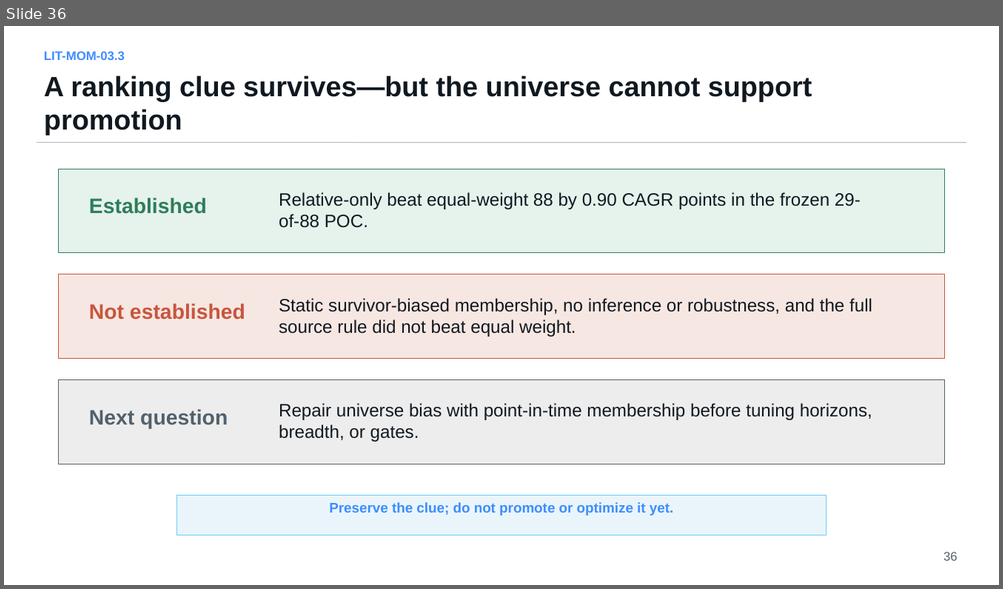
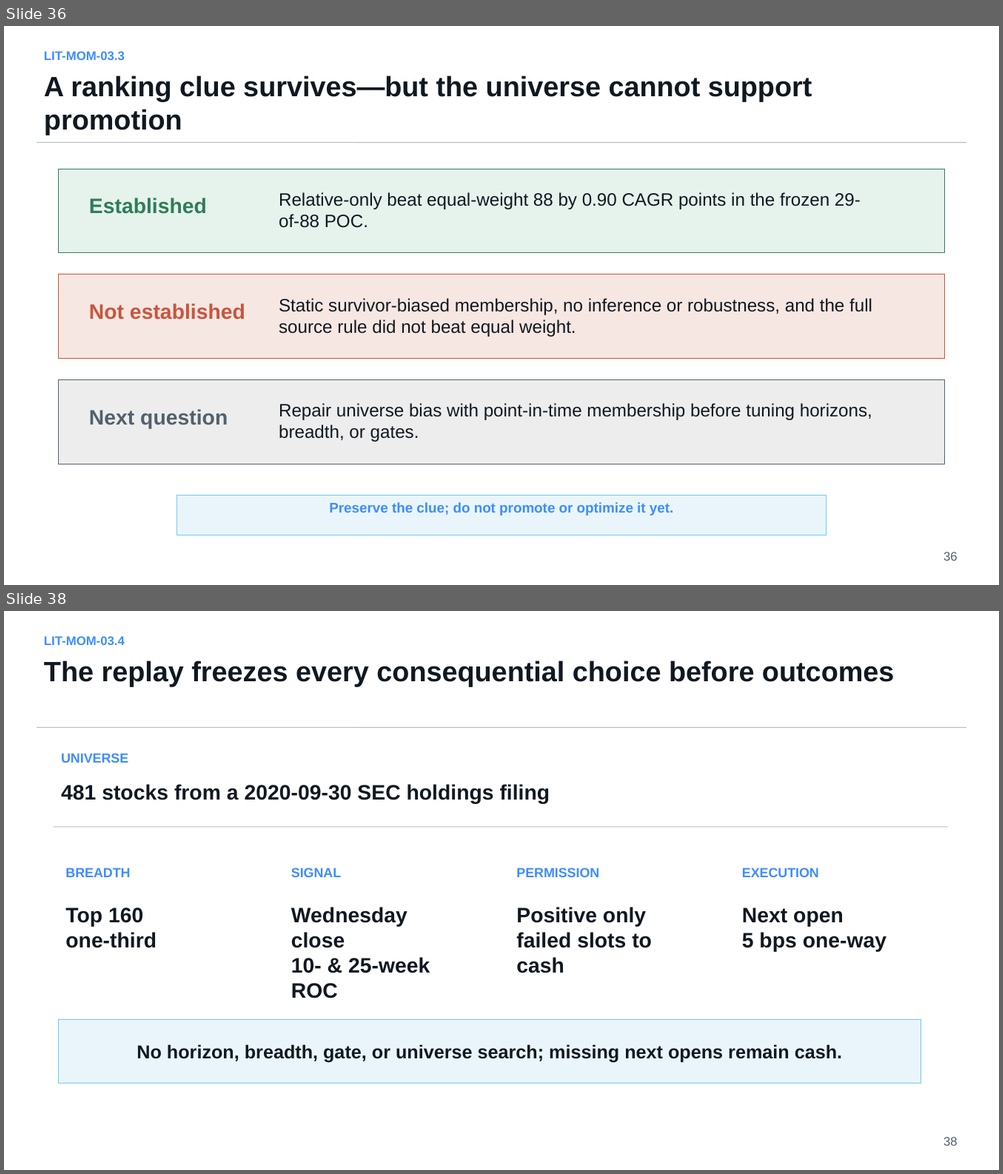
Before and after one commit to Francisc0Franc0/Time-Series-Modeling-Gen5, a slide deck: literature_studies/presentations/gen5_lit_mom_03_1_dual_momentum_study.pptx. Shown one above the other, each under a label of ours: slide 36 before the commit, slides 36 and 38 after it; the slides between them are not shown. The pictures are 1003x589 and 1003x1174 pixels, drawn with LibreOffice and Linux fonts; fonts in the diff are those of the drawing. Boxes give left, top, right and bottom in pixels: in the first picture for what was removed or moved away, otherwise in the second. Text is boxed around its words. In the diff, an @@ line names an element or a change of style, - is before the commit and + after.

Commit message:
Add defensible dual momentum universe replay

```diff
--- a/literature_studies/presentations/gen5_lit_mom_03_1_dual_momentum_study.pptx
+++ b/literature_studies/presentations/gen5_lit_mom_03_1_dual_momentum_study.pptx
@@ slide 38 added at (x1=4, y1=611, x2=999, y2=1170), background #FFFFFF @@
@@ text added at (x1=44, y1=636, x2=125, y2=645), 12 pt, text #3D8DFF, bold @@
+LIT-MOM-03.4
@@ text added at (x1=44, y1=661, x2=894, y2=686), 27 pt, text #101820, bold @@
+The replay freezes every consequential choice before outcomes
@@ line added from (37, 727) to (967, 727), #B8BCC4 0.75 pt @@
@@ text added at (x1=61, y1=753, x2=128, y2=763), 12.8 pt, text #3D8DFF, bold @@
+UNIVERSE
@@ text added at (x1=61, y1=784, x2=550, y2=804), 20.2 pt, text #101820, bold @@
+481 stocks from a 2020-09-30 SEC holdings filing
@@ line added from (54, 827) to (948, 827), #B8BCC4 0.75 pt @@
@@ text added at (x1=65, y1=868, x2=130, y2=877), 12.8 pt, text #3D8DFF, bold @@
+BREADTH
@@ text added at (x1=291, y1=868, x2=341, y2=877), 12.8 pt, text #3D8DFF, bold @@
+SIGNAL
@@ text added at (x1=516, y1=868, x2=599, y2=877), 12.8 pt, text #3D8DFF, bold @@
+PERMISSION
@@ text added at (x1=742, y1=868, x2=819, y2=877), 12.8 pt, text #3D8DFF, bold @@
+EXECUTION
@@ text added at (x1=65, y1=908, x2=156, y2=948), 20.2 pt, text #101820, bold @@
+Top 160
+one-third
@@ text added at (x1=291, y1=907, x2=430, y2=999), 20.2 pt, text #101820, bold @@
+Wednesday close
+10- & 25-week ROC
@@ text added at (x1=516, y1=907, x2=652, y2=974), 20.2 pt, text #101820, bold @@
+Positive only
+failed slots to cash
@@ text added at (x1=742, y1=908, x2=886, y2=952), 20.2 pt, text #101820, bold @@
+Next open
+5 bps one-way
@@ rectangle added at (x1=59, y1=1020, x2=921, y2=1083), fill #EAF5FB, outline #6DCBF4 0.75 pt @@
@@ text added at (x1=136, y1=1045, x2=842, y2=1063), 18 pt, text #101820, bold @@
+No horizon, breadth, gate, or universe search; missing next opens remain cash.
@@ text added at (x1=943, y1=1137, x2=957, y2=1146), 12 pt, text #52616B @@
+38
```
Also in this commit, not shown: 1 slide changed, 6 other slides added, 10 other files.
